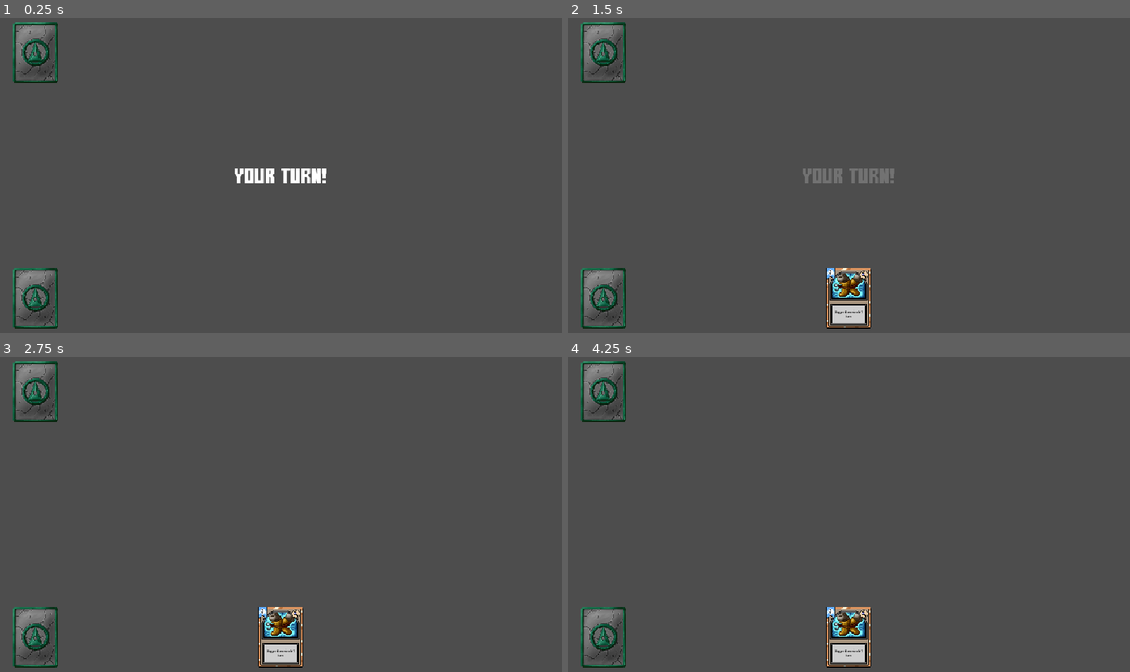
Above: before the commit, frames 1-4 (two rows, left to right).
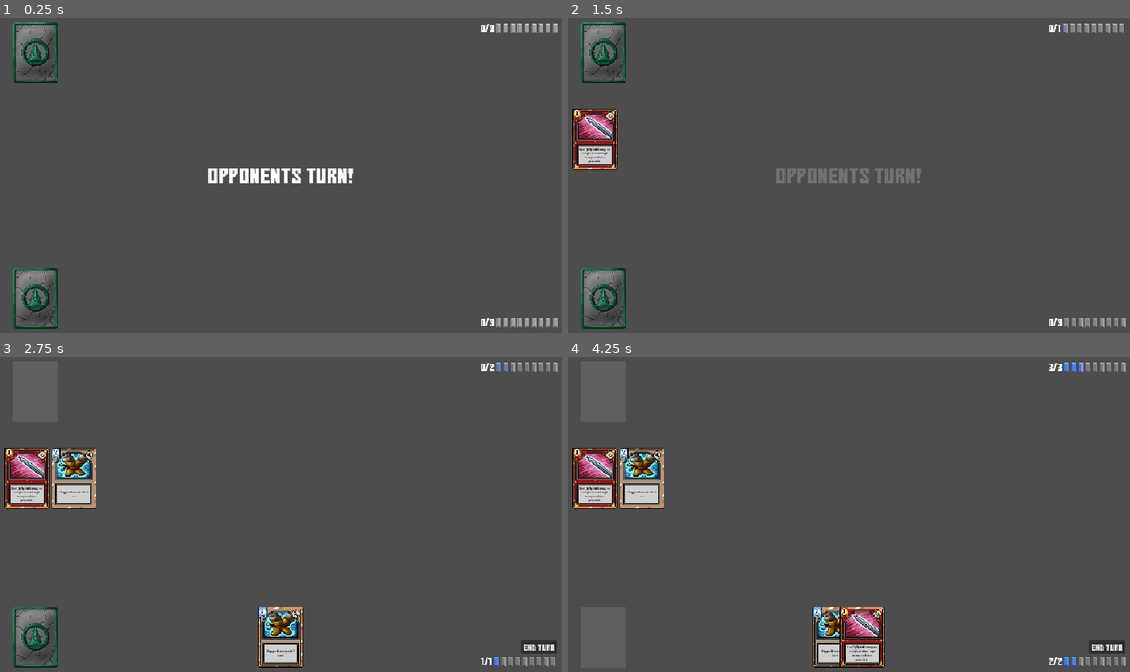
Above: after the commit, the same moments.

Repository: kieranlavelle/pixadeck
Game: Godot game, scene res://scenes/main.tscn
The game is run twice, just before and just after one commit, with the same random seed, the same clock (stepped at 60 frames per second) and the same inputs.
Inputs (mouse positions are in pixels of both pictures, inside the frame that each line leads up to):
- Up to frame 1 (0.25 s): no input
- Up to frame 2 (1.5 s): tap Enter at 0.5 s; move the mouse to (972, 159) at 0.52 s; press the mouse at (972, 159) at 0.53 s; release the mouse at (972, 159) at 1.25 s; click (1107, 307) at 1.25 s, where only the run after the commit has a clickable "End Turn"
- Up to frame 3 (2.75 s): move the mouse to (168, 530) at 2.02 s; click (168, 530) at 2.1 s
- Up to frame 4 (4.25 s): click (1107, 646) at 2.75 s, where only the run after the commit has a clickable "End Turn"; move the mouse to (905, 445) at 3.52 s; hold Right mouse button (right_mouse_button) from 3.53 s (still down); click (905, 445) at 3.8 s

The runs differ from the first frame. In frame 1, 1.2% of the frame differs, in the area x 37-100%, y 1-99%; in frame 2, 3.8%; in frame 3, 4.4%; in frame 4, 7.3%, in the area x 0-100%, y 1-99%.

Commit message:
feat: implement mana crystal system and refactor turn manager to support player-based turn switching.

Diff:
--- a/scenes/main.tscn
+++ b/scenes/main.tscn
@@ -2,6 +2,8 @@
 
 [ext_resource type="Script" uid="uid://cgtpe2hl42evt" path="res://src/battle/battle_manager.gd" id="1_eb6dy"]
 [ext_resource type="PackedScene" uid="uid://dvvyp02wvklra" path="res://src/player/player.tscn" id="2_o6xl0"]
+[ext_resource type="Script" uid="uid://bw6ifcuinuiw5" path="res://src/scenes/battle_overlay/text_display.gd" id="6_85g3d"]
+[ext_resource type="Script" uid="uid://bvwxb4osm86ok" path="res://src/scenes/battle_overlay/skip_turn_button.gd" id="6_tipki"]
 [ext_resource type="FontFile" uid="uid://00clkfd0cxp2" path="res://assets/fonts/gomarice_no_continue.ttf" id="7_85g3d"]
 [ext_resource type="Script" uid="uid://dkkq2wtrajg0i" path="res://src/scenes/battle_overlay/battle_overlay.gd" id="7_choun"]
 [ext_resource type="PackedScene" uid="uid://dqsspfenvktrp" path="res://src/scenes/card_drop_zone.tscn" id="7_o6xl0"]
@@ -37,11 +39,25 @@
 text = "Your turn!"
 horizontal_alignment = 1
 vertical_alignment = 1
+script = ExtResource("6_85g3d")
+
+[node name="EndTurnButton" type="Button" parent="BattleOverlay" unique_id=1616301139]
+offset_left = 889.0
+offset_top = 484.0
+offset_right = 950.0
+offset_bottom = 507.0
+theme_override_fonts/font = ExtResource("7_85g3d")
+theme_override_font_sizes/font_size = 14
+text = "End Turn"
+script = ExtResource("6_tipki")
 
 [node name="CardDropZone" parent="." unique_id=1935065409 groups=["CardDropZone"] instance=ExtResource("7_o6xl0")]
 
 [node name="TurnManager" type="Node" parent="." unique_id=1402197015]
 script = ExtResource("8_tipki")
 
+[connection signal="pressed" from="BattleOverlay/EndTurnButton" to="BattleOverlay/EndTurnButton" method="_on_pressed"]
+[connection signal="turn_finished" from="TurnManager" to="TurnManager" method="_on_turn_ended"]
+
 [editable path="Player"]
 [editable path="Enemy"]
--- /dev/null
+++ b/shaders/mana_shader.gdshader
@@ -0,0 +1,15 @@
+shader_type canvas_item;
+
+// This creates a slider in the Inspector from 0 (full color) to 1 (fully gray)
+uniform float desaturation : hint_range(0.0, 1.0) = 0.0;
+
+void fragment() {
+    vec4 tex_color = texture(TEXTURE, UV);
+
+    // Calculate the gray value based on human eye light sensitivity
+    float gray = dot(tex_color.rgb, vec3(0.299, 0.587, 0.114));
+
+    // Mix the original color with the gray color based on our slider
+    COLOR.rgb = mix(tex_color.rgb, vec3(gray), desaturation);
+    COLOR.a = tex_color.a; // Keep the original transparency
+}
--- a/src/battle/battle_manager.gd
+++ b/src/battle/battle_manager.gd
@@ -6,17 +6,37 @@
 @onready var TurnManagerNode = $TurnManager
 @onready var BattleOverlay = $BattleOverlay
 
+var players: Array[BasePlayer] = []
+
 func _ready():
-	PlayerNode.player_turn_ended.connect(TurnManagerNode._on_turn_ended)
-	EnemyNode.player_turn_ended.connect(TurnManagerNode._on_turn_ended)
 
+	# if A player end's their turn emit turn_finished
+	PlayerNode.player_turn_ended.connect(TurnManagerNode.turn_finished.emit)
+	EnemyNode.player_turn_ended.connect(TurnManagerNode.turn_finished.emit)
+
+	# If A player skips their turn emit turn finished
+	BattleOverlay.request_end_turn.connect(TurnManagerNode.turn_finished.emit)
+
+
+	# UI Updates
+	TurnManagerNode.turn_started.connect(_ui_on_turn_start)
+
+	# What to do when a turn starts?
 	TurnManagerNode.turn_started.connect(PlayerNode._on_turn_start)
 	TurnManagerNode.turn_started.connect(EnemyNode._on_turn_start)
 	TurnManagerNode.turn_started.connect(BattleOverlay._on_turn_start)
 
-	# assign players a player-id. Player 0 will always be the actual Player
-	var players := get_tree().get_nodes_in_group("Player")
-	for i in len(players):
-		players[i].player_id = i
+	players.assign(get_tree().get_nodes_in_group("Player"))
+	for player in players:
+		player.player_id = player.get_instance_id()
 
-	TurnManagerNode.start(len(players))
+	TurnManagerNode.start(players)
+
+func _ui_on_turn_start(player: BasePlayer) -> void:
+
+	# we don't need to check it's there turn as it must be inside this
+	# as the signal fired.
+	if player.is_local_player:
+		BattleOverlay.show_end_turn_button()
+	else:
+		BattleOverlay.hide_end_turn_button()
--- a/src/card/card.gd
+++ b/src/card/card.gd
@@ -3,6 +3,8 @@
 
 
 signal played_card(card: Card, parent: CardDropZone)
+signal request_transition(card: Card, from: String, to: String, callback: Callable)
+
 
 @export var card_data: CardData
 
--- a/src/card/dragging.gd
+++ b/src/card/dragging.gd
@@ -22,8 +22,7 @@
 		var drop_vector = card.get_global_mouse_position()
 
 		if rect.has_point(drop_vector):
-			card.play(dropzone)
-			transition_to("PLAYED")
+			card.request_transition.emit(card, "DRAGGING", "PLAYED", _on_played_transition)
 		else:
 			card.global_position = original_position
 			transition_to("IDLE")
@@ -38,3 +37,13 @@
 			card.playable_panel.visible = true
 		else:
 			card.playable_panel.visible = false
+
+
+func _on_played_transition(success: bool):
+	if success:
+		var dropzone = get_tree().get_first_node_in_group("CardDropZone")
+		transition_to("PLAYED")
+		card.play(dropzone)
+	else:
+		card.global_position = original_position
+		transition_to("IDLE")
--- a/src/enemy/enemy.gd
+++ b/src/enemy/enemy.gd
@@ -2,16 +2,21 @@
 extends BasePlayer
 
 
-func _on_turn_start(id: int) -> void:
+func _on_turn_start(player: BasePlayer) -> void:
 	# call base class on turn start func
-	await super(id)
-	if id == player_id:
+	await super(player)
+	if player.player_id == player_id:
 		play_turn()
 
 
 func play_turn() -> void:
 	# look at the cards in hand, pick one, play it.
+	var dropzone: CardDropZone = get_tree().get_first_node_in_group("CardDropZone")
 	if len(hand.cards) > 0:
-		var card: Card = hand.cards.pick_random()
-		var dropzone: CardDropZone = get_tree().get_first_node_in_group("CardDropZone")
-		hand.play_card(card, dropzone)
+
+		var cards: Array[Card] = hand.cards.duplicate()
+		for card in cards:
+			_request_to_play_card(card, dropzone)
+
+	# if we got here, the AI has tried to play every card in hand
+	player_turn_ended.emit()
--- a/src/enemy/enemy.tscn
+++ b/src/enemy/enemy.tscn
@@ -7,6 +7,7 @@
 [ext_resource type="Resource" uid="uid://bmk4te5ggnitg" path="res://src/card/_cards/dome.tres" id="5_cju2l"]
 [ext_resource type="PackedScene" uid="uid://cm7rcu252yg0r" path="res://src/hand/hand.tscn" id="6_e2x2n"]
 [ext_resource type="Script" uid="uid://ddw12klinnuwf" path="res://src/hand/hand.gd" id="7_3tv5q"]
+[ext_resource type="PackedScene" uid="uid://cmhi8vns8xt7s" path="res://src/player/mana.tscn" id="8_pql7r"]
 
 [node name="Enemy" type="Node" unique_id=1288679930]
 script = ExtResource("1_ll8s5")
@@ -27,3 +28,8 @@
 mouse_filter = 2
 theme_override_constants/separation = -30
 script = ExtResource("7_3tv5q")
+
+[node name="Mana" parent="." unique_id=998965938 instance=ExtResource("8_pql7r")]
+offset_top = 0.0
+offset_right = 843.0
+offset_bottom = 40.0
--- a/src/hand/hand.gd
+++ b/src/hand/hand.gd
@@ -4,7 +4,8 @@
 const DEFAULT_MAX_HAND_SIZE = 5
 const CARD_SCENE = preload("res://src/card/card.tscn")
 
-signal hand_empty
+signal request_play_card(card: Card, zone: CardDropZone)
+signal request_transition(card: Card, from: String, to: String, callback: Callable)
 
 var cards: Array[Card] = []
 
@@ -12,7 +13,11 @@
 	if cards.size() < DEFAULT_MAX_HAND_SIZE:
 		var card_instance = CARD_SCENE.instantiate()
 		card_instance.card_data = card_data
-		card_instance.played_card.connect(play_card)
+
+		# connect signals
+		card_instance.played_card.connect(request_play_card.emit)
+		card_instance.request_transition.connect(request_transition.emit)
+
 		add_child(card_instance)
 		cards.append(card_instance)
 
@@ -23,11 +28,8 @@
 		card.is_locally_owned = get_parent().is_local_player
 
 
+
 func play_card(card: Card, new_parent: CardDropZone) -> void:
-	# this get_parent().player_id needs to be removed later
-	new_parent.play_card(card, get_parent().player_id)
+	new_parent.play_card(card, get_parent())
 	var index = cards.find(card)
 	cards.remove_at(index)
-
-	if cards.size() == 0:
-		hand_empty.emit()
--- /dev/null
+++ b/src/player/mana.gd
@@ -0,0 +1,64 @@
+extends HBoxContainer
+
+@onready var mana_label: Label = $ManaLabel
+
+const MANA_CRYSTAL_SCENE = preload("res://src/scenes/mana_crystals/mana_crystal.tscn")
+
+var mana_crystals: Array[Mana] = []
+
+const MAX_MANA: int = 9
+
+# current_max_mana indicates what the max mana level
+# the player has got to with a ceiling of MAX_MANA
+var current_max_mana: int = 0
+
+# current_mana is how much mana remains this turn out of
+# the available current_max_mana. i.e
+# current_max_mana - spent_mana
+var current_mana: int = 0
+
+func _ready():
+	for i in range(MAX_MANA):
+		var instance = MANA_CRYSTAL_SCENE.instantiate()
+		mana_crystals.append(instance)
+		add_child(instance)
+
+
+# called from the BasePlayer when a new turn starts
+func on_new_turn() -> void:
+	if current_max_mana < MAX_MANA:
+		current_max_mana += 1
+	current_mana = current_max_mana
+
+	# update the hand scene to reflect the mana
+	refresh_mana(current_mana)
+
+
+func _format_mana_label() -> void:
+	mana_label.text = str(current_mana) + "/" + str(current_max_mana)
+
+
+func use_mana(amount: int) -> void:
+
+
+	var from = current_mana - amount
+	var crystals = mana_crystals.slice(from, current_mana)
+
+	for crystal in crystals:
+		crystal.use_mana()
+
+	current_mana -= amount
+	_format_mana_label()
+
+func refresh_mana(total_available: int) -> void:
+
+	current_mana = total_available
+	_format_mana_label()
+
+	var done: int = 0
+	for crystal in mana_crystals:
+		if done < total_available:
+			crystal.set_available()
+			done += 1
+		else:
+			crystal.set_unavailable()
--- /dev/null
+++ b/src/player/mana.tscn
@@ -0,0 +1,16 @@
+[gd_scene format=3 uid="uid://cmhi8vns8xt7s"]
+
+[ext_resource type="Script" uid="uid://b0jtrb1aw7ykf" path="res://src/player/mana.gd" id="1_n50ek"]
+[ext_resource type="FontFile" uid="uid://00clkfd0cxp2" path="res://assets/fonts/gomarice_no_continue.ttf" id="2_62vfg"]
+
+[node name="Mana" type="HBoxContainer" unique_id=998965938]
+offset_left = 820.0
+offset_top = 500.0
+offset_right = 953.0
+offset_bottom = 540.0
+script = ExtResource("1_n50ek")
+
+[node name="ManaLabel" type="Label" parent="." unique_id=215264000]
+layout_mode = 2
+theme_override_fonts/font = ExtResource("2_62vfg")
+text = "0/9"
--- a/src/player/player.tscn
+++ b/src/player/player.tscn
@@ -7,6 +7,7 @@
 [ext_resource type="Resource" uid="uid://bmk4te5ggnitg" path="res://src/card/_cards/dome.tres" id="5_ylhto"]
 [ext_resource type="PackedScene" uid="uid://cm7rcu252yg0r" path="res://src/hand/hand.tscn" id="6_cwolq"]
 [ext_resource type="Script" uid="uid://ddw12klinnuwf" path="res://src/hand/hand.gd" id="7_2smqc"]
+[ext_resource type="PackedScene" uid="uid://cmhi8vns8xt7s" path="res://src/player/mana.tscn" id="8_x42xx"]
 
 [node name="Player" type="Node" unique_id=572737044]
 script = ExtResource("1_o822w")
@@ -25,3 +26,5 @@
 mouse_filter = 2
 theme_override_constants/separation = -30
 script = ExtResource("7_2smqc")
+
+[node name="Mana" parent="." unique_id=998965938 instance=ExtResource("8_x42xx")]
--- a/src/scenes/battle_overlay/battle_overlay.gd
+++ b/src/scenes/battle_overlay/battle_overlay.gd
@@ -1,41 +1,34 @@
 extends CanvasLayer
 
+signal request_end_turn
 
 @onready var TextDisplayNode = $TextDisplay
+@onready var EndTurnButton: Button = $EndTurnButton
 
 func _ready():
-	visible = false
+	hide_end_turn_button()
 
+	# re-emit childs signal
+	EndTurnButton.request_end_turn.connect(request_end_turn.emit)
 
-func display_text(text: String) -> void:
-	TextDisplayNode.modulate.a = 1
-	TextDisplayNode.text = text
-
-
-func clear_text() -> void:
-	TextDisplayNode.text = ""
-
-
-func clear_and_hide() -> void:
-	visible = false
-	TextDisplayNode.text = ""
-
-
-func fade_and_hide() -> void:
-	var tween := create_tween().set_parallel(true)
-	tween.tween_property(TextDisplayNode, "modulate:a", 0, 0.4).finished.connect(func():
-		visible = false
-		TextDisplayNode.text = ""
-	)
-
-func _on_turn_start(player_id: int):
+func _on_turn_start(player: BasePlayer):
 	# for now, the actul player will always be player 0 as they're first in the tree
-	if player_id == 0:
-		display_text("Your turn!")
+	if player.is_local_player:
+		TextDisplayNode.display_text("Your turn!")
 	else:
-		display_text("Opponents turn!")
-	visible = true
+		TextDisplayNode.display_text("Opponents turn!")
+	TextDisplayNode.set_visible(true)
 
 	# clear the text after 1 second
 	await get_tree().create_timer(1.2).timeout
-	fade_and_hide()
+	TextDisplayNode.fade_and_hide()
+
+
+func show_end_turn_button():
+	EndTurnButton.disabled = false
+	EndTurnButton.visible = true
+
+
+func hide_end_turn_button():
+	EndTurnButton.disabled = true
+	EndTurnButton.visible = false
--- /dev/null
+++ b/src/scenes/battle_overlay/skip_turn_button.gd
@@ -0,0 +1,8 @@
+extends Button
+
+
+signal request_end_turn
+
+
+func _on_pressed():
+	request_end_turn.emit()
--- /dev/null
+++ b/src/scenes/battle_overlay/text_display.gd
@@ -0,0 +1,21 @@
+extends Label
+
+func _ready() -> void:
+	visible = false
+
+
+func display_text(text_to_show: String) -> void:
+	modulate.a = 1
+	text = text_to_show
+
+
+func clear_text() -> void:
+	text = ""
+
+
+func fade_and_hide() -> void:
+	var tween := create_tween().set_parallel(true)
+	tween.tween_property(self, "modulate:a", 0, 0.4).finished.connect(func():
+		visible = false
+		clear_text()
+	)
--- a/src/scenes/card_drop_zone.gd
+++ b/src/scenes/card_drop_zone.gd
@@ -9,8 +9,8 @@
 
 
 # currently there is no notion of an owner, and there is only a player
-func play_card(card: Card, owner: int):
-	if owner == 0:
+func play_card(card: Card, player: BasePlayer):
+	if player.is_local_player:
 		card.reparent(PlayerZone)
 	else:
 		card.reparent(OpponentZone)
--- /dev/null
+++ b/src/scenes/mana_crystals/mana_crystal.gd
@@ -0,0 +1,32 @@
+class_name Mana
+extends Control
+
+
+@onready var animation_player: AnimationPlayer = $AnimationPlayer
+@onready var sprite: Sprite2D = $Sprite2D
+
+# tell's the mana what state to load in as
+var available: bool = false
+
+
+func _ready():
+	if available:
+		set_available()
+	else:
+		set_unavailable()
+
+
+func set_available() -> void:
+	available = true
+	sprite.material.set_shader_parameter("desaturation", 0.0)
+
+
+func set_unavailable() -> void:
+	available = false
+	sprite.material.set_shader_parameter("desaturation", 1.0)
+
+
+func use_mana() -> void:
+	available = false
+	#animation_player.play("drain_mana")
+	create_tween().tween_property(sprite.material, "shader_parameter/desaturation", 1.0, 0.75)
--- /dev/null
+++ b/src/scenes/mana_crystals/mana_crystal.tscn
@@ -0,0 +1,96 @@
+[gd_scene format=3 uid="uid://dh6psppxa7mcx"]
+
+[ext_resource type="Script" uid="uid://lupgrw1j4xa" path="res://src/scenes/mana_crystals/mana_crystal.gd" id="1_4hsii"]
+[ext_resource type="Texture2D" uid="uid://dn2n4l4noadh4" path="res://assets/mana/gem_baguette_8x16_12f_0d_normal.png" id="2_4hsii"]
+
+[sub_resource type="Shader" id="Shader_ypdci"]
+code = "shader_type canvas_item;
+
+// This creates a slider in the Inspector from 0 (full color) to 1 (fully gray)
+uniform float desaturation : hint_range(0.0, 1.0) = 0.0;
+
+void fragment() {
+    vec4 tex_color = texture(TEXTURE, UV);
+
+    // Calculate the gray value based on human eye light sensitivity
+    float gray = dot(tex_color.rgb, vec3(0.299, 0.587, 0.114));
+
+    // Mix the original color with the gray color based on our slider
+    COLOR.rgb = mix(tex_color.rgb, vec3(gray), desaturation);
+    COLOR.a = tex_color.a; // Keep the original transparency
+}"
+
+[sub_resource type="ShaderMaterial" id="ShaderMaterial_4hsii"]
+resource_local_to_scene = true
+shader = SubResource("Shader_ypdci")
+shader_parameter/desaturation = 0.0
+
+[sub_resource type="Animation" id="Animation_hpqgu"]
+length = 0.001
+tracks/0/type = "value"
+tracks/0/imported = false
+tracks/0/enabled = true
+tracks/0/path = NodePath("Sprite2D:frame")
+tracks/0/interp = 1
+tracks/0/loop_wrap = true
+tracks/0/keys = {
+"times": PackedFloat32Array(0),
+"transitions": PackedFloat32Array(1),
+"update": 1,
+"values": [0]
+}
+tracks/1/type = "value"
+tracks/1/imported = false
+tracks/1/enabled = true
+tracks/1/path = NodePath("Sprite2D:material:shader_parameter/desaturation")
+tracks/1/interp = 1
+tracks/1/loop_wrap = true
+tracks/1/keys = {
+"times": PackedFloat32Array(0),
+"transitions": PackedFloat32Array(1),
+"update": 0,
+"values": [0.0]
+}
+
+[sub_resource type="Animation" id="Animation_i650f"]
+resource_name = "spin"
+length = 1.5
+loop_mode = 1
+step = 0.125
+tracks/0/type = "value"
+tracks/0/imported = false
+tracks/0/enabled = true
+tracks/0/path = NodePath("Sprite2D:frame")
+tracks/0/interp = 1
+tracks/0/loop_wrap = true
+tracks/0/keys = {
+"times": PackedFloat32Array(0, 0.125, 0.25, 0.375, 0.5, 0.625, 0.75, 0.875, 1, 1.125, 1.25, 1.375),
+"transitions": PackedFloat32Array(1, 1, 1, 1, 1, 1, 1, 1, 1, 1, 1, 1),
+"update": 1,
+"values": [0, 1, 2, 3, 4, 5, 6, 7, 8, 9, 10, 11]
+}
+
+[sub_resource type="AnimationLibrary" id="AnimationLibrary_yojcp"]
+_data = {
+&"RESET": SubResource("Animation_hpqgu"),
+&"spin": SubResource("Animation_i650f")
+}
+
+[node name="ManaCrystal" type="Control" unique_id=1853425976]
+custom_minimum_size = Vector2(8, 16)
+layout_mode = 3
+anchors_preset = 0
+offset_right = 8.0
+offset_bottom = 16.0
+size_flags_vertical = 4
+script = ExtResource("1_4hsii")
+
+[node name="Sprite2D" type="Sprite2D" parent="." unique_id=1357698729]
+material = SubResource("ShaderMaterial_4hsii")
+position = Vector2(4, 8)
+texture = ExtResource("2_4hsii")
+hframes = 12
+
+[node name="AnimationPlayer" type="AnimationPlayer" parent="." unique_id=1571822647]
+libraries/ = SubResource("AnimationLibrary_yojcp")
+autoplay = &"spin"
--- a/src/scenes/turn_manager/turn_manager.gd
+++ b/src/scenes/turn_manager/turn_manager.gd
@@ -2,24 +2,27 @@
 extends Node
 
 
-signal turn_started(player_id: int)
+signal turn_started(player: BasePlayer)
+signal turn_finished
 
-# this should always be 2 for now. Built this way for the future.
-var num_players: int
-var current_player: int
+
+var current_player: BasePlayer
 var turn_count: int = 1
+var players: Array[BasePlayer] = []
 
-func start(num_players: int) -> void:
+func start(all_players: Array[BasePlayer]) -> void:
 	# flip a coin and decide who goes first.
-	# DEBUG: For now the player always starts first
-	var _first = randi() % num_players
-	current_player = 0
+	players = all_players
+	current_player = all_players.pick_random()
 	turn_started.emit(current_player)
 
 # flip to the other player
 func _on_turn_ended() -> void:
-	if current_player == 0:
-		current_player = 1
-	else:
-		current_player = 0
+	var index := players.find(current_player)
+	index += 1
+
+	if index >= players.size():
+		index = 0
+
+	current_player = players[index]
 	turn_started.emit(current_player)
--- a/src/scripts/base_player.gd
+++ b/src/scripts/base_player.gd
@@ -5,6 +5,7 @@
 
 @onready var deck = $Deck
 @onready var hand = $Hand
+@onready var mana = $Mana
 
 signal player_turn_ended
 
@@ -13,23 +14,26 @@
 var player_id: int
 
 func _ready() -> void:
-	hand.hand_empty.connect(_player_turn_ended)
-	get_groups()
+	hand.request_play_card.connect(_request_to_play_card)
+	hand.request_transition.connect(_handle_card_transition_request)
 
 
 func _player_turn_ended() -> void:
 	player_turn_ended.emit()
 
 
-func _on_turn_start(id: int) -> void:
+func _on_turn_start(player: BasePlayer) -> void:
 	# if it's the players turn, draw a card from their hand
-	if id == player_id:
+	if player.player_id == player_id:
 		# this just feels a bit better, so we can see the card appear
 		await get_tree().create_timer(1).timeout
 		deck.draw_card()
 		enable_player()
+
+		mana.on_new_turn()
 	else:
 		disable_player()
+
 
 
 func disable_player() -> void:
@@ -38,3 +42,28 @@
 
 func enable_player() -> void:
 	hand.update_cards_for_turn(false)
+
+
+func _request_to_play_card(card: Card, zone: CardDropZone) -> bool:
+	var mana_required: int = card.card_data.card_cost
+	if mana_required <= mana.current_mana:
+		mana.use_mana(mana_required)
+		hand.play_card(card, zone)
+
+		return true
+	else:
+		return false
+
+
+# There are now two ways to achive a similar result. We could probably remove request play card
+# and just treat certain transition requests to play cards instead
+func _handle_card_transition_request(card: Card, from: String, to: String, callback: Callable):
+	# in the future if more cases come up I will make a matrix, but not right now.
+	if from == "DRAGGING" and to == "PLAYED":
+		var mana_required: int = card.card_data.card_cost
+		if mana_required <= mana.current_mana:
+			callback.call(true)
+		else:
+			callback.call(false)
+	else:
+		callback.call(true)
Binary file added: assets/mana/gem_baguette_8x16_12f_0d_normal.png
Not shown, added: shaders/mana_shader.gdshader.uid
Not shown, added: src/player/mana.gd.uid
Not shown, added: src/scenes/battle_overlay/skip_turn_button.gd.uid
Not shown, added: src/scenes/battle_overlay/text_display.gd.uid
Not shown, added: src/scenes/mana_crystals/mana_crystal.gd.uid
